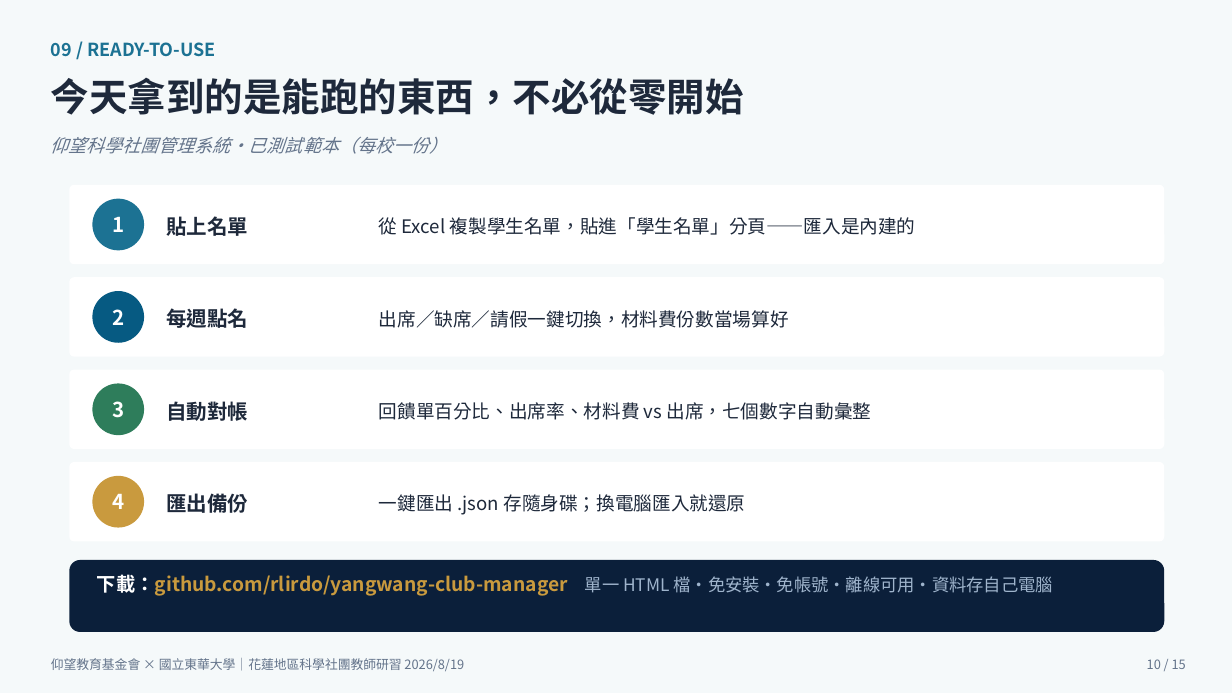
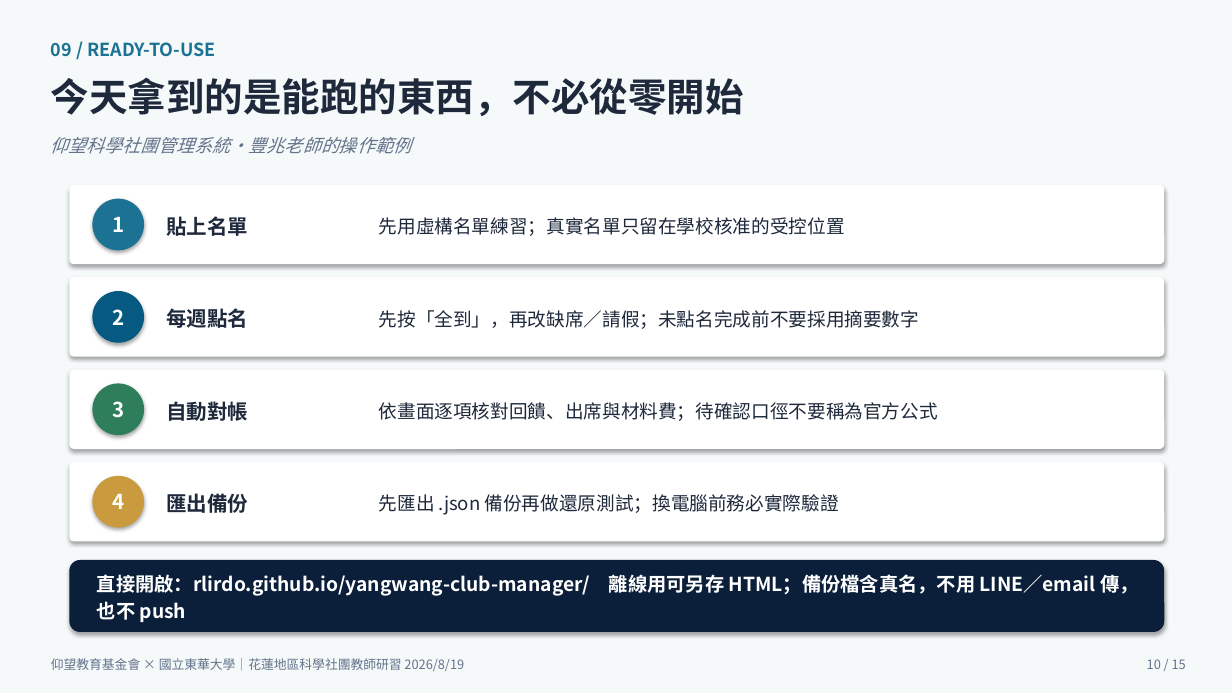
Before and after one commit to cwstedctw/sci-club-toolkit, a slide deck: slide 10 of part2-豐兆/20260819研習主講簡報_回饋單出席核銷_游豐兆.pptx. Drawn at 1232x693 pixels with LibreOffice and Linux fonts; fonts in the diff are those of the drawing. Boxes give left, top, right and bottom in pixels: in the first picture for what was removed or moved away, otherwise in the second. Text is boxed around its words. In the diff, an @@ line names an element or a change of style, - is before the commit and + after.

Commit message:
全教材自學化：補關 3–5、來源與規格範本，並對齊 8/13 定案流程
立霧 8/13 本機修正：16 份 HTML、GitHub 交接鏈、豐兆簡報與安裝講義。未部署。

```diff
--- a/part2-豐兆/20260819研習主講簡報_回饋單出席核銷_游豐兆.pptx
+++ b/part2-豐兆/20260819研習主講簡報_回饋單出席核銷_游豐兆.pptx
@@ text at (51, 137, 411, 154): text changed @@
-仰望科學社團管理系統・已測試範本（每校一份）
+仰望科學社團管理系統・豐兆老師的操作範例
@@ text at (379, 217, 845, 236): text changed @@
-從 Excel 複製學生名單，貼進「學生名單」分頁——匯入是內建的
+先用虛構名單練習；真實名單只留在學校核准的受控位置
@@ text at (379, 310, 919, 329): text changed @@
-出席／缺席／請假一鍵切換，材料費份數當場算好
+先按「全到」，再改缺席／請假；未點名完成前不要採用摘要數字
@@ text at (379, 402, 938, 421): text changed @@
-回饋單百分比、出席率、材料費 vs 出席，七個數字自動彙整
+依畫面逐項核對回饋、出席與材料費；待確認口徑不要稱為官方公式
@@ text at (379, 494, 839, 515): text changed @@
-一鍵匯出 .json 存隨身碟；換電腦匯入就還原
+先匯出 .json 備份再做還原測試；換電腦前務必實際驗證
@@ shadow on in 10 elements at (92, 199, 144, 250), (92, 291, 144, 343), (92, 384, 144, 435), (92, 476, 144, 528), (0, 0, 1232, 693), (69, 185, 1165, 264), (69, 277, 1165, 357), (69, 370, 1165, 449), (69, 462, 1165, 542), (69, 560, 1165, 632) @@
@@ text at (97, 574, 1138, 596): text changed; text colour #C99A3E to #FFFFFF @@
-下載：github.com/rlirdo/yangwang-club-manager 單一 HTML 檔・免安裝・免帳號・離線可用・資料存自己電腦
+直接開啟：rlirdo.github.io/yangwang-club-manager/ 離線用可另存 HTML；備份檔含真名，不用 LINE／email 傳，也不 push
```
Also in this commit, not shown: 14 other slides changed, 33 other files.
